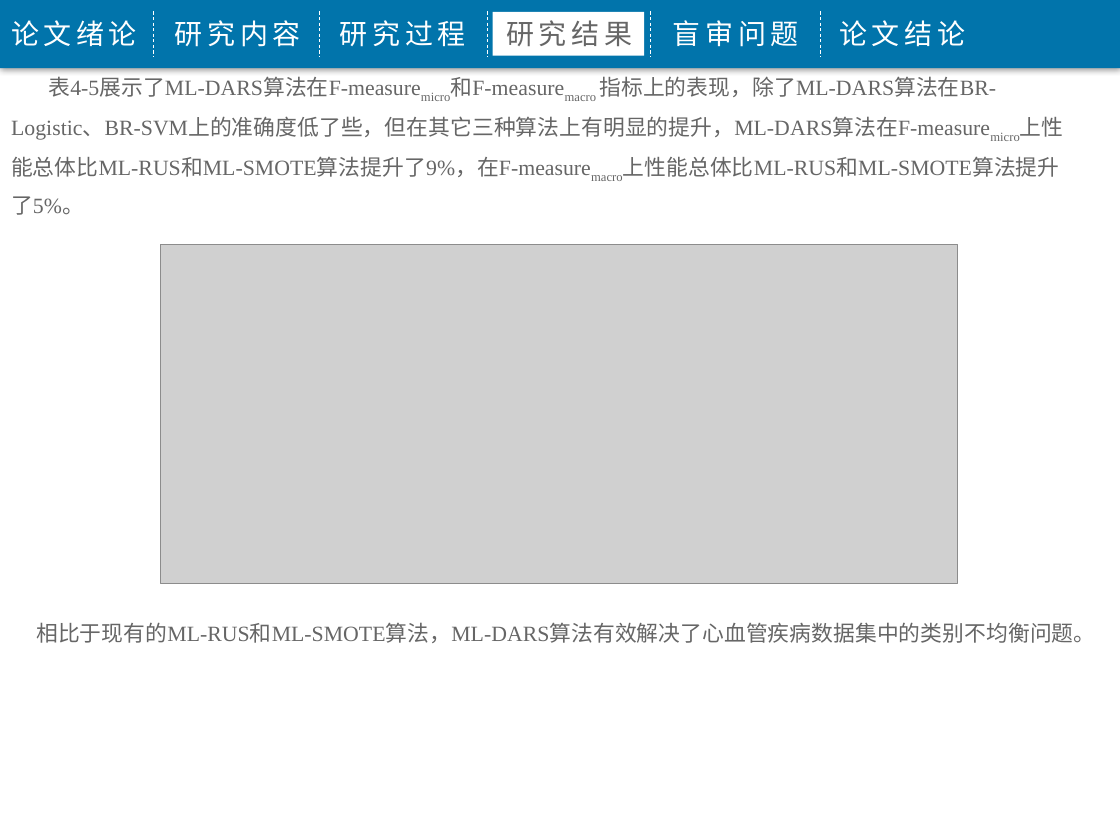
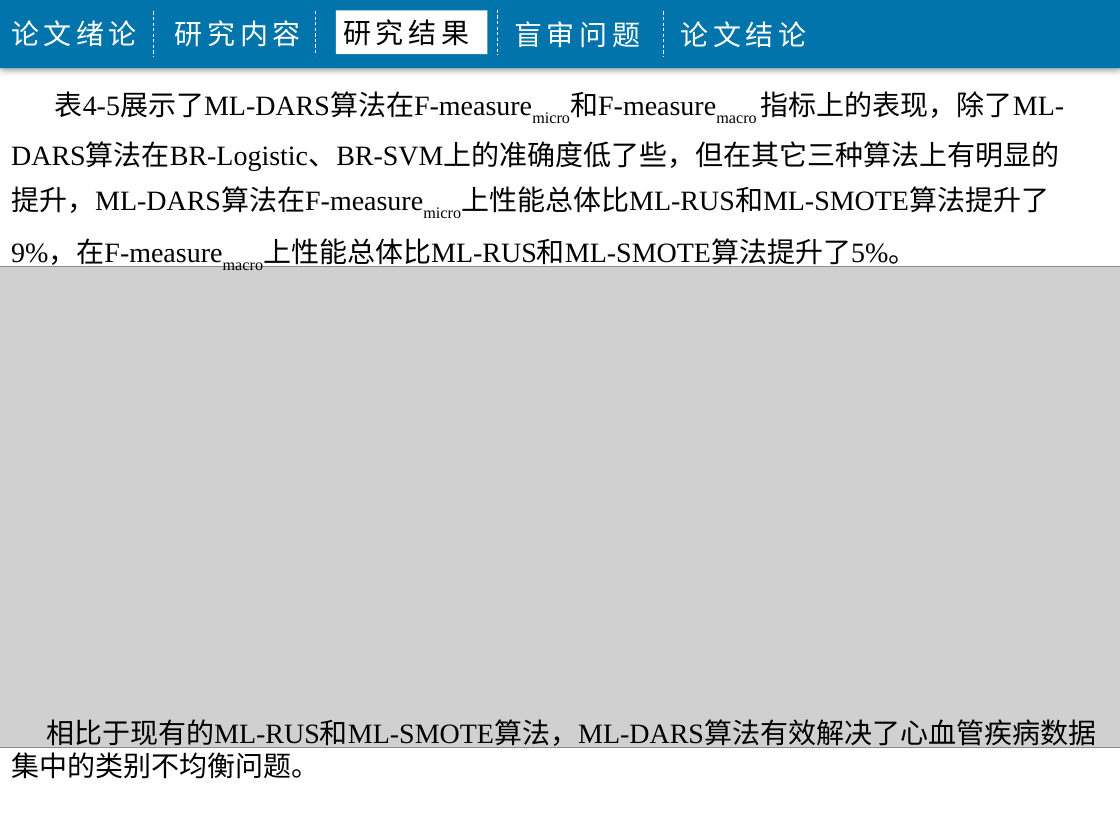
Before and after one commit to j1611328786/Big-Data, a slide deck: slide 22 of 程敬-3115316010-5085班毕业答辩.pptx (slide 18 before the commit). Drawn at 1120x840 pixels with LibreOffice and Linux fonts; fonts in the diff are those of the drawing; grey boxes stand for pictures; background and template pictures are left out. Boxes give left, top, right and bottom in pixels: in the first picture for what was removed or moved away, otherwise in the second. Text is boxed around its words. In the diff, an @@ line names an element or a change of style, - is before the commit and + after.

```diff
--- a/程敬-3115316010-5085班毕业答辩.pptx
+++ b/程敬-3115316010-5085班毕业答辩.pptx
@@ line moved from (319, 11) - (319, 56) to (316, 11) - (316, 56) @@
@@ text "研究结果" at [343, 19, 469, 46]: text colour #666666 to #000000 @@
@@ rectangle: place and size @@
-rectangle at [493, 12, 644, 56]
+rectangle at [336, 10, 487, 54]
@@ text removed at [340, 20, 466, 47] @@
-研究过程
@@ line removed from (487, 11) to (487, 56) @@
@@ line moved from (651, 11) - (651, 56) to (497, 10) - (497, 55) @@
@@ 3 texts, 1 line: place and size @@
-3 texts, 1 line at [506, 11, 965, 56]
+3 texts, 1 line at [343, 11, 807, 56]
@@ text "表4-5展示了ML-DARS算法在F-measuremicro和F-measuremacro 指标上的表现，除了ML-D ..." at [11, 91, 1064, 270]: size 14 to 18 pt, text colour #666666 to #000000 @@
@@ picture: place and size @@
-picture at [160, 244, 958, 584]
+picture at [0, 267, 1120, 748]
@@ text "相比于现有的ML-RUS和ML-SMOTE算法，ML-DARS算法有效解决了心血管疾病数据集中的类别不均衡问题。" at [11, 719, 1096, 779]: size 14 to 18 pt, text colour #666666 to #000000 @@
@@ text "相比于现有的ML-RUS和ML-SMOTE算法，ML-DARS算法有效解决了心血管疾病数据集中的类别不均衡问题。": place and size @@
-text "相比于现有的ML-RUS和ML-SMOTE算法，ML-DARS算法有效解决了心血管疾病数据集中的类别不均衡问题。" at [36, 622, 1095, 643]
+text "相比于现有的ML-RUS和ML-SMOTE算法，ML-DARS算法有效解决了心血管疾病数据集中的类别不均衡问题。" at [11, 719, 1096, 779]
```
Also in this commit, not shown: 17 other slides changed, 7 slides added, 3 slides removed, 1 other file.
